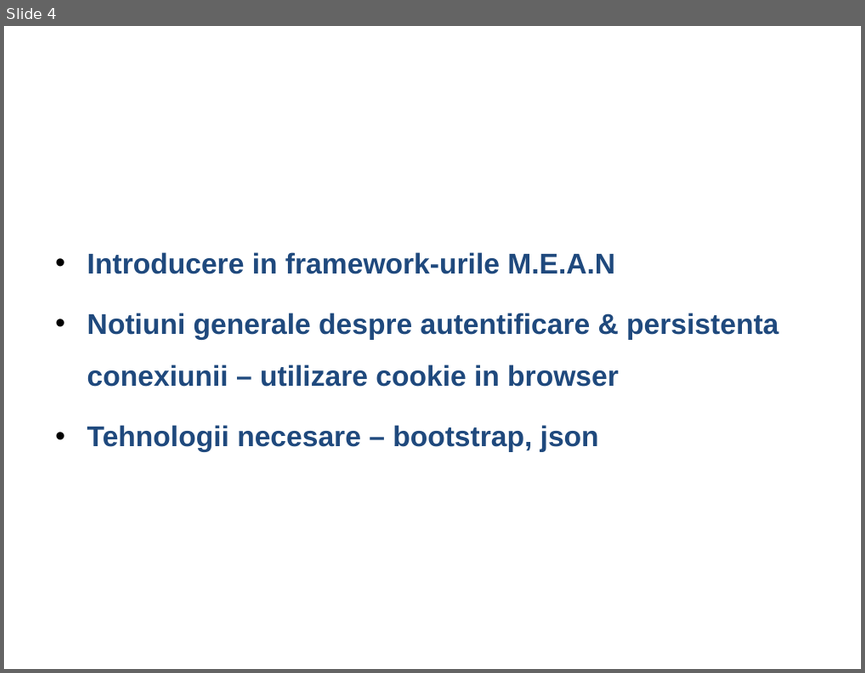
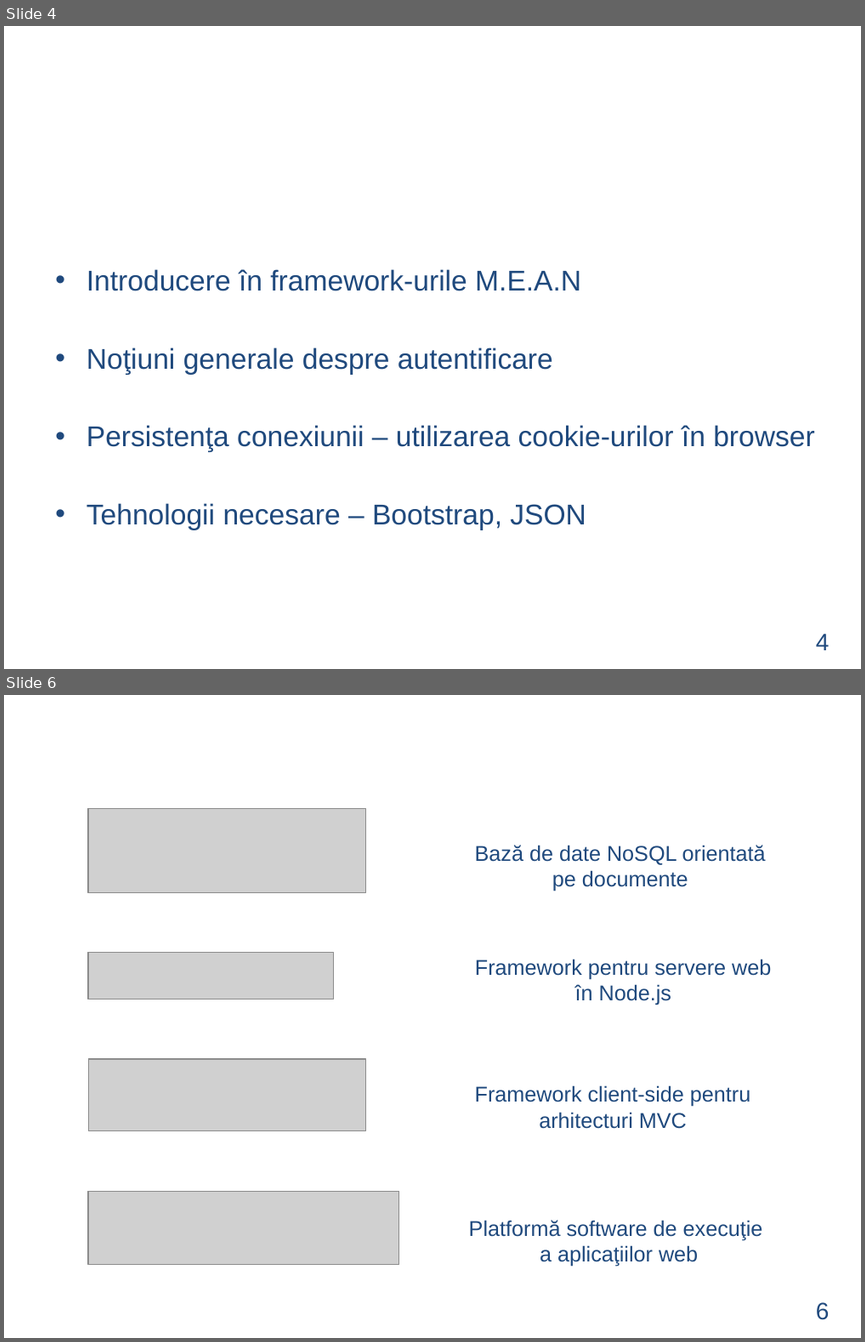
Before and after one commit to LucaAndrei/TeachMe-Online, a slide deck: documentatie/Prezentare Powerpoint/Prezentare Licenta Luca Andrei.ppt. Shown one above the other, each under a label of ours: slide 4 before the commit, slides 4 and 6 after it; the slides between them are not shown. The pictures are 865x673 and 865x1342 pixels, drawn with LibreOffice and Linux fonts; fonts in the diff are those of the drawing; grey boxes stand for pictures; background and template pictures are left out. Boxes give left, top, right and bottom in pixels: in the first picture for what was removed or moved away, otherwise in the second. Text is boxed around its words. In the diff, an @@ line names an element or a change of style, - is before the commit and + after.

```diff
--- a/documentatie/Prezentare Powerpoint/Prezentare Licenta Luca Andrei.ppt
+++ b/documentatie/Prezentare Powerpoint/Prezentare Licenta Luca Andrei.ppt
@@ slide 6 added at [4, 695, 861, 1338], background picture (left out) @@
@@ text added at [215, 708, 650, 795], 44 pt, text #FFFFFF @@
+Implementare
@@ picture added at [88, 809, 365, 893] @@
@@ text added at [475, 845, 766, 891], 18 pt, text #1F497D @@
+Bază de date NoSQL orientată
+pe documente
@@ picture added at [88, 953, 334, 999] @@
@@ text added at [475, 959, 771, 1005], 18 pt, text #1F497D @@
+Framework pentru servere web
+în Node.js
@@ picture added at [88, 1059, 364, 1131] @@
@@ text added at [475, 1085, 750, 1129], 18 pt, text #1F497D @@
+Framework client-side pentru
+arhitecturi MVC
@@ picture added at [88, 1191, 399, 1264] @@
@@ text added at [469, 1219, 763, 1266], 18 pt, text #1F497D @@
+Platformă software de execuţie
+a aplicaţiilor web
@@ text added at [816, 1302, 829, 1320], 20 pt, text #1F497D @@
+6
@@ slide 4 changed as well @@
@@ text at [86, 269, 814, 530]: text changed; bold off @@
-• Introducere in framework-urile M.E.A.N
-• Notiuni generale despre autentificare & persistenta conexiunii – utilizare cookie in browser
-• Tehnologii necesare – bootstrap, json
+• Introducere în framework-urile M.E.A.N
+• Noţiuni generale despre autentificare
+• Persistenţa conexiunii – utilizarea cookie-urilor în browser
+• Tehnologii necesare – Bootstrap, JSON
@@ text added at [816, 633, 829, 650], 20 pt, text #1F497D @@
+4
```
Also in this commit, not shown: 4 other slides changed, 5 other slides added, 5 slides removed, 17 other files.
